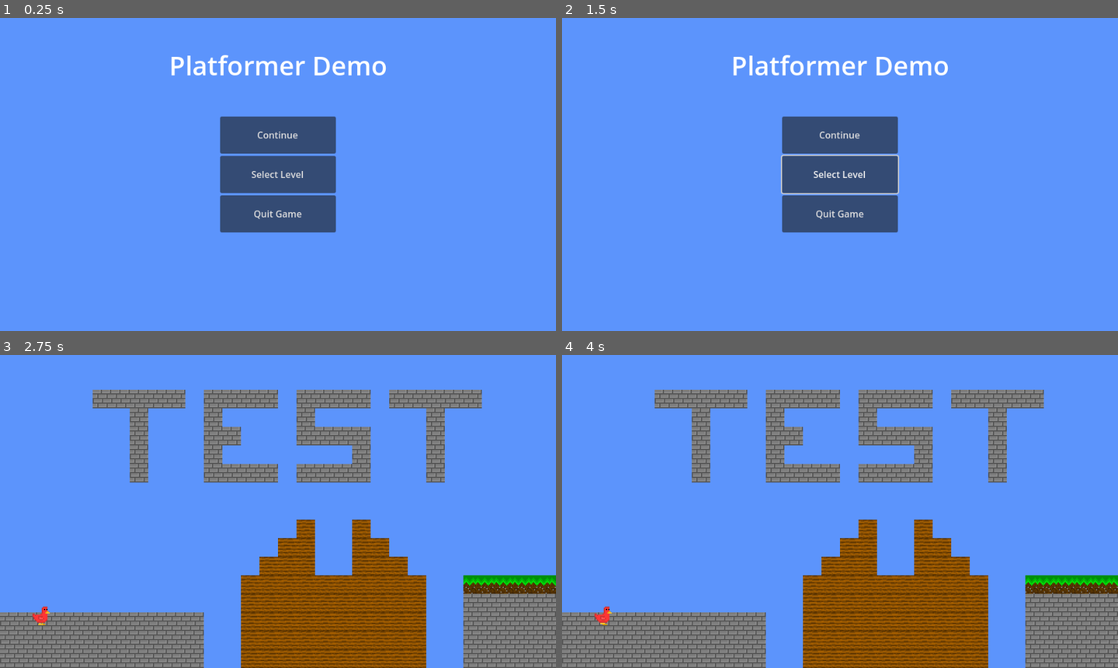
Above: before the commit, frames 1-4 (two rows, left to right).
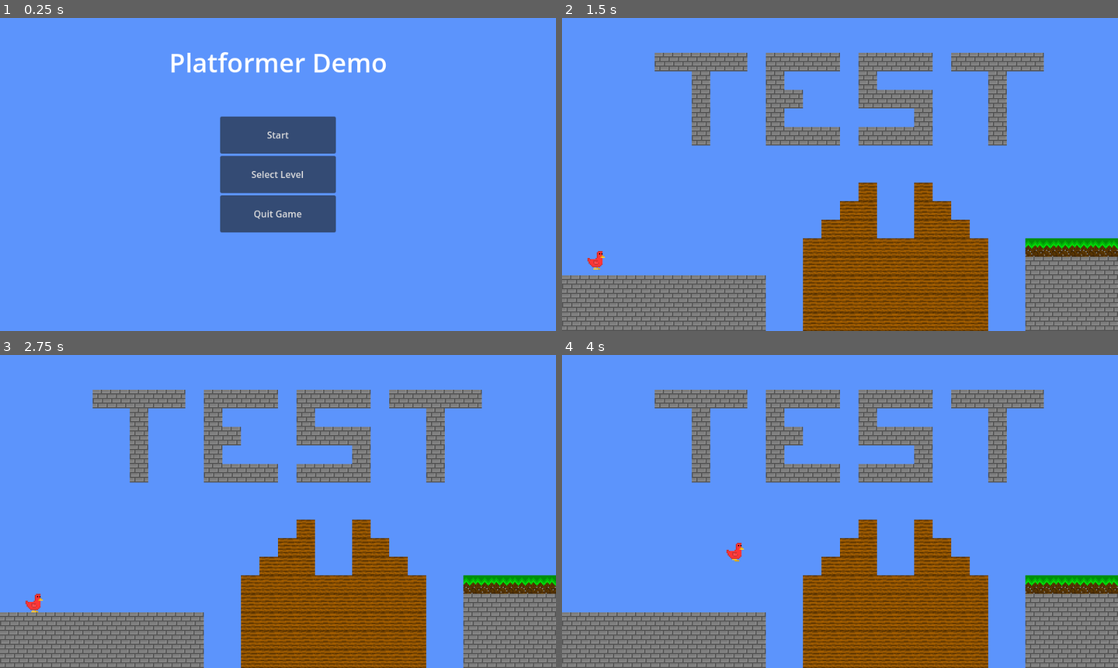
Above: after the commit, the same moments.

Repository: Birb-Games/birb-run
Game: Godot game, scene res://scenes/Root.tscn
The game is run twice, just before and just after one commit, with the same random seed, the same clock (stepped at 60 frames per second) and the same inputs.
Inputs (mouse positions are in pixels of both pictures, inside the frame that each line leads up to):
- Up to frame 1 (0.25 s): no input
- Up to frame 2 (1.5 s): click "Select Level" at 0.5 s; click (600, 99) at 1.25 s, where only the run after the commit has a clickable "0"
- Up to frame 3 (2.75 s): click (278, 470) at 2 s, where only the run before the commit has a clickable "Continue"
- Up to frame 4 (4 s): tap Enter at 2.75 s; hold Right (move_right) from 2.78 s (still down); tap Up (jump) at 3.02, 3.77 s

The runs differ from the first frame. In frame 1, 1.1% of the frame differs, in the area x 30-70%, y 10-39%; in frame 2, 39%, in the area x 0-100%, y 11-100%; in frame 3, 0.2%; in frame 4, 0.2%.

Commit message:
Added level select screen

Diff:
--- a/scenes/MainMenu.tscn
+++ b/scenes/MainMenu.tscn
@@ -1,6 +1,7 @@
-[gd_scene load_steps=2 format=3 uid="uid://b360vkyso2uy"]
+[gd_scene load_steps=3 format=3 uid="uid://b360vkyso2uy"]
 
 [ext_resource type="Script" path="res://scripts/MainMenu.gd" id="1_t7lnq"]
+[ext_resource type="Script" path="res://scripts/LevelGrid.gd" id="2_fetvd"]
 
 [node name="MainMenu" type="CanvasLayer"]
 process_mode = 3
@@ -14,22 +15,30 @@
 grow_horizontal = 2
 grow_vertical = 2
 
-[node name="Title" type="RichTextLabel" parent="Control"]
+[node name="Main" type="Control" parent="Control"]
+layout_mode = 1
+anchors_preset = 15
+anchor_right = 1.0
+anchor_bottom = 1.0
+grow_horizontal = 2
+grow_vertical = 2
+
+[node name="Title" type="RichTextLabel" parent="Control/Main"]
 layout_mode = 1
 anchors_preset = 5
 anchor_left = 0.5
 anchor_right = 0.5
 offset_left = -188.0
-offset_top = 50.0
+offset_top = 45.0
 offset_right = 188.0
-offset_bottom = 113.0
+offset_bottom = 108.0
 grow_horizontal = 2
 theme_override_font_sizes/normal_font_size = 45
 text = "Platformer Demo"
 fit_content = true
 autowrap_mode = 0
 
-[node name="VBoxContainer" type="VBoxContainer" parent="Control"]
+[node name="VBoxContainer" type="VBoxContainer" parent="Control/Main"]
 custom_minimum_size = Vector2(200, 200)
 layout_mode = 1
 anchors_preset = 8
@@ -37,28 +46,60 @@
 anchor_top = 0.5
 anchor_right = 0.5
 anchor_bottom = 0.5
-offset_left = -49.5
-offset_top = -50.5
-offset_right = 49.5
-offset_bottom = 50.5
+offset_left = -100.0
+offset_top = -100.0
+offset_right = 100.0
+offset_bottom = 100.0
 grow_horizontal = 2
 grow_vertical = 2
 
-[node name="Continue" type="Button" parent="Control/VBoxContainer"]
+[node name="Continue" type="Button" parent="Control/Main/VBoxContainer"]
 layout_mode = 2
 size_flags_vertical = 3
-text = "Continue"
+text = "Start"
 
-[node name="SelectLevel" type="Button" parent="Control/VBoxContainer"]
+[node name="SelectLevel" type="Button" parent="Control/Main/VBoxContainer"]
 layout_mode = 2
 size_flags_vertical = 3
 text = "Select Level"
 
-[node name="Quit" type="Button" parent="Control/VBoxContainer"]
+[node name="Quit" type="Button" parent="Control/Main/VBoxContainer"]
 layout_mode = 2
 size_flags_vertical = 3
 text = "Quit Game"
 
-[connection signal="pressed" from="Control/VBoxContainer/Continue" to="." method="_on_continue_pressed"]
-[connection signal="pressed" from="Control/VBoxContainer/SelectLevel" to="." method="_on_select_level_pressed"]
-[connection signal="pressed" from="Control/VBoxContainer/Quit" to="." method="_on_quit_pressed"]
+[node name="LevelSelect" type="Control" parent="Control"]
+process_mode = 4
+visible = false
+layout_mode = 1
+anchors_preset = 15
+anchor_right = 1.0
+anchor_bottom = 1.0
+grow_horizontal = 2
+grow_vertical = 2
+
+[node name="RichTextLabel" type="RichTextLabel" parent="Control/LevelSelect"]
+layout_mode = 1
+offset_left = 20.0
+offset_top = 20.0
+offset_right = 188.0
+offset_bottom = 62.0
+theme_override_font_sizes/normal_font_size = 50
+text = "Level Select"
+fit_content = true
+autowrap_mode = 0
+
+[node name="GridContainer" type="GridContainer" parent="Control/LevelSelect"]
+layout_mode = 0
+offset_left = 20.0
+offset_top = 90.0
+offset_right = 940.0
+offset_bottom = 520.0
+theme_override_constants/h_separation = 10
+theme_override_constants/v_separation = 10
+columns = 4
+script = ExtResource("2_fetvd")
+
+[connection signal="pressed" from="Control/Main/VBoxContainer/Continue" to="." method="_on_continue_pressed"]
+[connection signal="pressed" from="Control/Main/VBoxContainer/SelectLevel" to="." method="_on_select_level_pressed"]
+[connection signal="pressed" from="Control/Main/VBoxContainer/Quit" to="." method="_on_quit_pressed"]
--- /dev/null
+++ b/scripts/LevelButton.gd
@@ -0,0 +1,6 @@
+extends Button
+
+signal selected(level_num)
+
+func _on_pressed():
+	selected.emit(name)
--- /dev/null
+++ b/scripts/LevelGrid.gd
@@ -0,0 +1,25 @@
+extends GridContainer
+
+var num_of_levels = 0
+
+const BUTTON_SIZE = 100 # length of the sides of each button in pixels
+const BUTTON_FONT_SIZE = 50
+
+func _ready():
+	while load("res://scenes/Levels/Level" + str(num_of_levels) + ".tscn") != null:
+		num_of_levels += 1
+
+	for i in num_of_levels:
+		var level_button = Button.new()
+		level_button.text = str(i)
+		level_button.name = str(i)
+		level_button.custom_minimum_size = Vector2(BUTTON_SIZE, BUTTON_SIZE)
+		level_button.add_theme_font_size_override("font_size", BUTTON_FONT_SIZE)
+		level_button.set_script(load("res://scripts/LevelButton.gd"))
+		level_button.pressed.connect(level_button._on_pressed)
+		level_button.selected.connect($"../../../../MainMenu"._on_level_selected)
+		add_child(level_button)
+
+# Called every frame. 'delta' is the elapsed time since the previous frame.
+func _process(delta):
+	pass
--- a/scripts/Main.gd
+++ b/scripts/Main.gd
@@ -7,7 +7,7 @@
 signal load_level
 
 func _ready():
-	pass
+	get_tree().paused = true
 
 # Update the camera
 func update_camera():
--- a/scripts/MainMenu.gd
+++ b/scripts/MainMenu.gd
@@ -1,14 +1,25 @@
 extends CanvasLayer
 
 func _on_continue_pressed():
+	get_tree().paused = false
 	$/root/Root._load_level()
 	$/root/Root/PauseMenu.process_mode = Node.PROCESS_MODE_ALWAYS
 	visible = false
-	get_tree().paused = false
 	process_mode = Node.PROCESS_MODE_DISABLED
 
 func _on_select_level_pressed():
-	print("Go to select level screen")
+	$Control/Main.visible = false
+	$Control/Main.process_mode = Node.PROCESS_MODE_DISABLED
+	$Control/LevelSelect.process_mode = Node.PROCESS_MODE_INHERIT
+	$Control/LevelSelect.visible = true
 
 func _on_quit_pressed():
 	get_tree().quit()
+
+func _on_level_selected(level):
+	get_tree().paused = false
+	$/root/Root.level_num = int(str(level))
+	$/root/Root._load_level()
+	$/root/Root/PauseMenu.process_mode = Node.PROCESS_MODE_ALWAYS
+	visible = false
+	process_mode = Node.PROCESS_MODE_DISABLED
--- a/scripts/PauseMenu.gd
+++ b/scripts/PauseMenu.gd
@@ -18,6 +18,14 @@
 	# Enable the main menu
 	var main_menu = $/root/Root/MainMenu
 	main_menu.process_mode = Node.PROCESS_MODE_ALWAYS
+	main_menu.get_node("Control/Main").visible = true
+	main_menu.get_node("Control/Main").process_mode = Node.PROCESS_MODE_INHERIT
+	main_menu.get_node("Control/LevelSelect").process_mode = Node.PROCESS_MODE_DISABLED
+	main_menu.get_node("Control/LevelSelect").visible = false
+	if $/root/Root.level_num == 0:
+		main_menu.get_node("Control/Main/VBoxContainer/Continue").text = "Start"
+	else:
+		main_menu.get_node("Control/Main/VBoxContainer/Continue").text = "Continue"
 	main_menu.visible = true
 
 	# Hide Character
